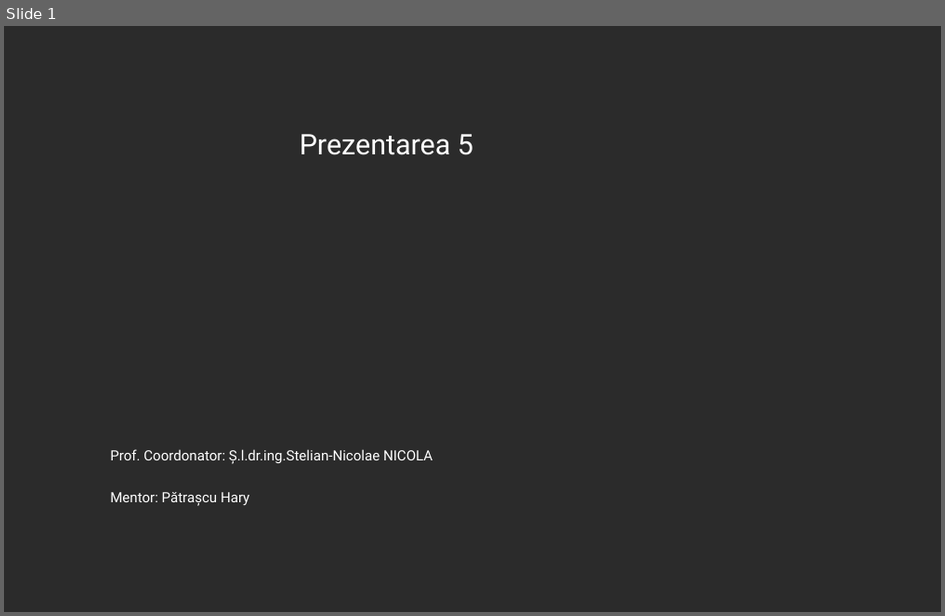
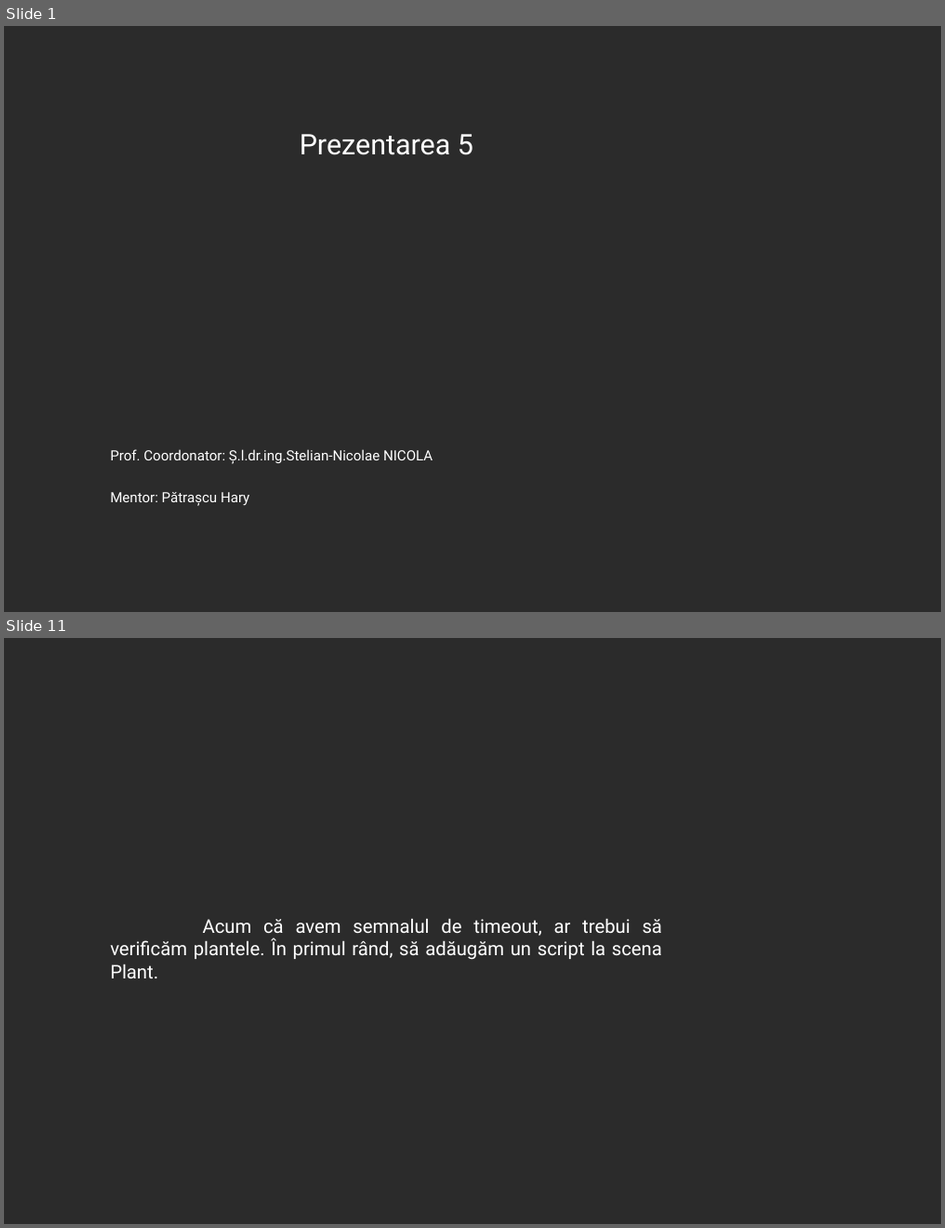
Before and after one commit to 0xspiderr/gdc-upt-presentations, a slide deck: presentation_5/presentation_5.odp. Shown one above the other, each under a label of ours: slide 1 before the commit, slides 1 and 11 after it; the slides between them are not shown. The pictures are 945x616 and 945x1228 pixels, drawn with LibreOffice and Linux fonts; fonts in the diff are those of the drawing; background and template pictures are left out; a plain dark background stands for a picture behind light text. Boxes give left, top, right and bottom in pixels: in the first picture for what was removed or moved away, otherwise in the second. Text is boxed around its words. In the diff, an @@ line names an element or a change of style, - is before the commit and + after.

```diff
--- a/presentation_5/presentation_5.odp
+++ b/presentation_5/presentation_5.odp
@@ slide 11 added at [4, 638, 941, 1224], background picture (left out) @@
@@ text added at [110, 918, 662, 978], 16 pt, text #FFFFFF @@
+Acum că avem semnalul de timeout, ar trebui să verificăm plantele. În primul rând, să adăugăm un script la scena Plant.
```
Also in this commit, not shown: 24 other slides added, 1 other file.
